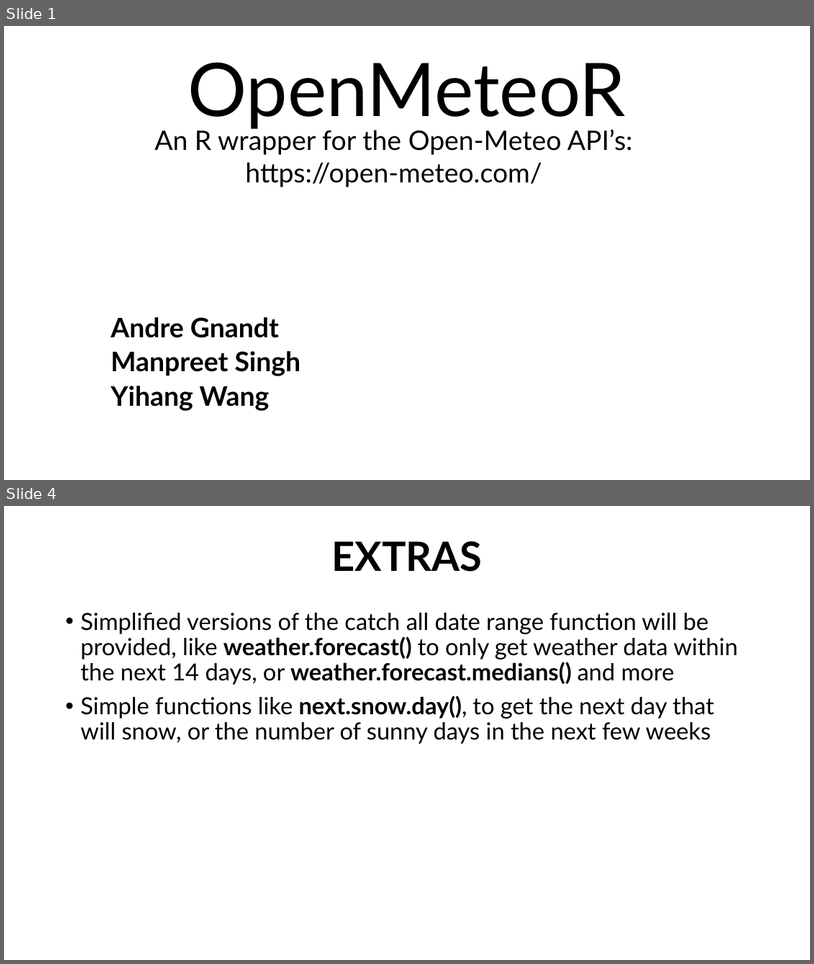
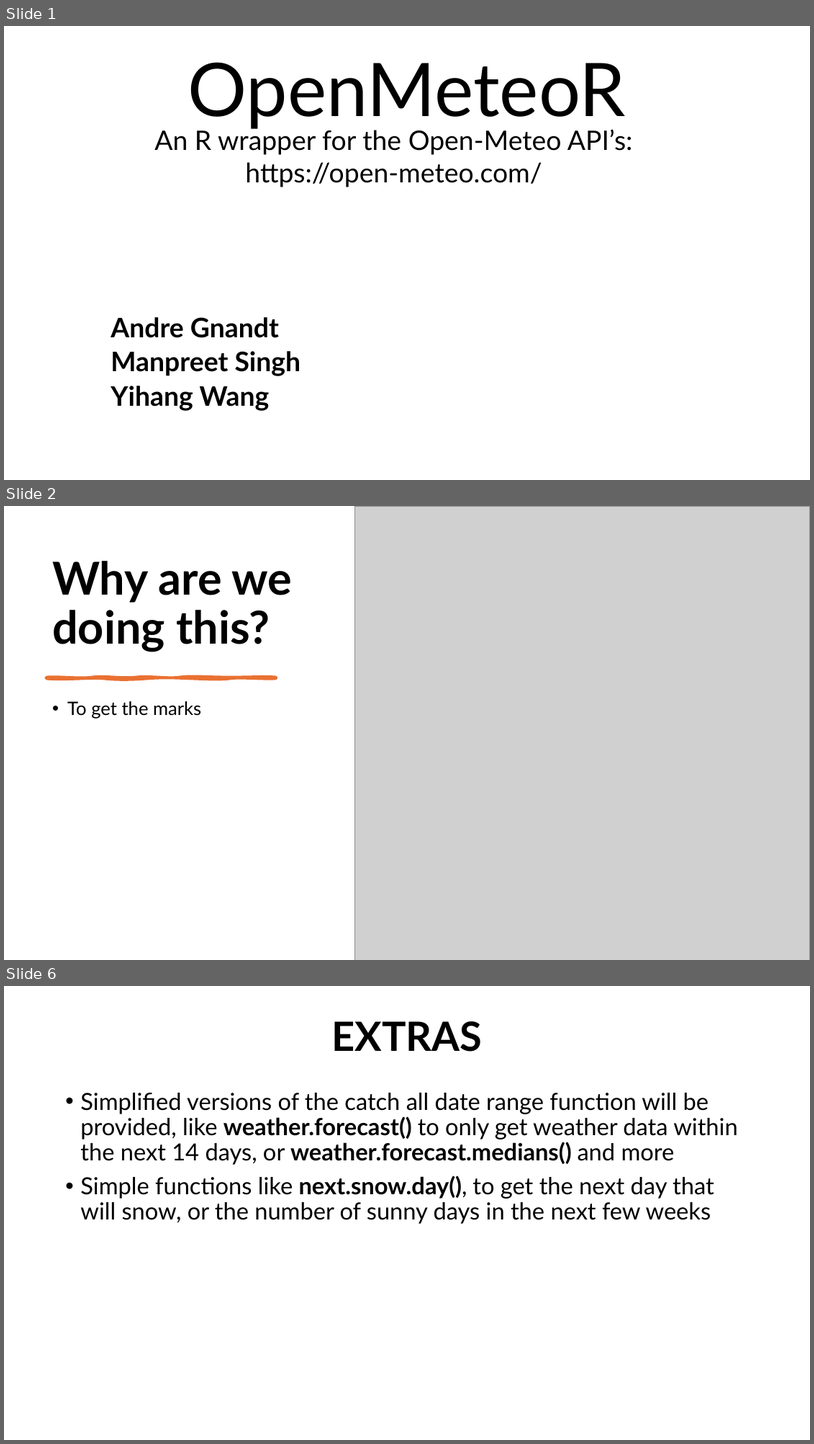
Before and after one commit to andre-gnandt/DATA-534-Project-Group-6, a slide deck: Proposal-Presentation.pptx. Shown one above the other, each under a label of ours: slides 1 and 4 before the commit, slides 1, 2 and 6 after it; the slides between them are not shown. The pictures are 814x964 and 814x1444 pixels, drawn with LibreOffice and Linux fonts; fonts in the diff are those of the drawing; grey boxes stand for pictures. Boxes give left, top, right and bottom in pixels: in the first picture for what was removed or moved away, otherwise in the second. Text is boxed around its words. In the diff, an @@ line names an element or a change of style, - is before the commit and + after.

```diff
--- a/Proposal-Presentation.pptx
+++ b/Proposal-Presentation.pptx
@@ slide 2 added at <box>4,506,810,960</box>, background #FFFFFF @@
@@ picture added at <box>355,506,810,960</box> @@
@@ title added at <box>52,561,293,652</box>, 54 pt, text #000000, bold @@
+Why are we doing this?
@@ freeform shape added at <box>46,677,276,678</box>, fill #E97132, outline #E97132 3.5 pt @@
@@ text added at <box>67,701,201,718</box>, 22 pt, text #000000 @@
+• To get the marks
@@ what was slide 4 is now slide 6 @@
```
Also in this commit, not shown: 3 slides changed, 1 other slide added, 2 other files.
